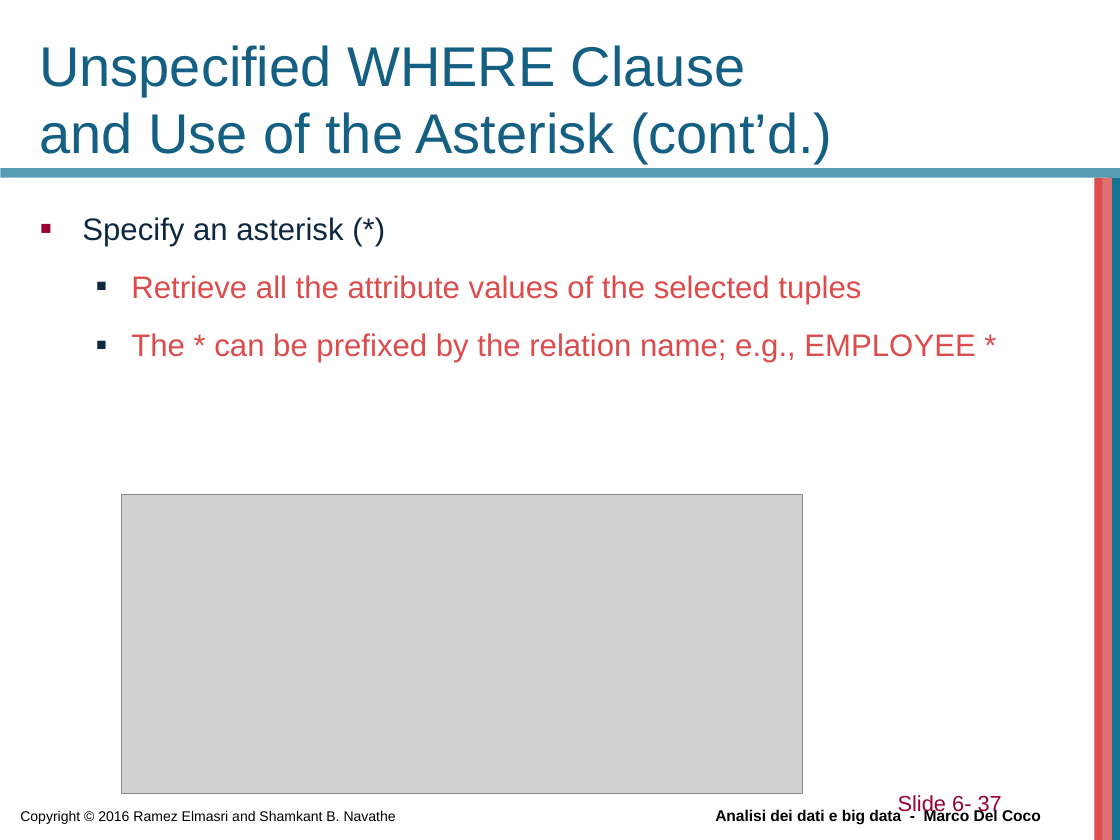
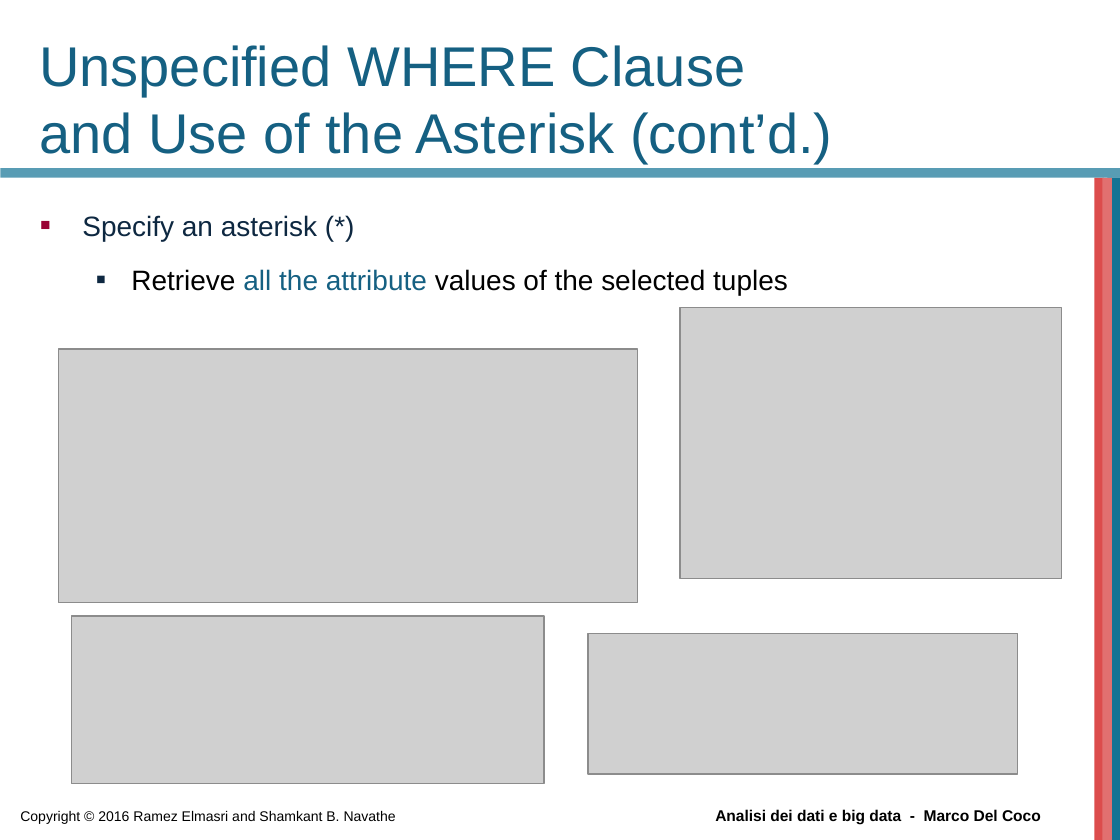
Before and after one commit to beppe2hd/AnalisiDati_BigData, a slide deck: slide 32 of materials/Chapter06.ppt (slide 33 before the commit). Drawn at 1120x840 pixels with LibreOffice and Linux fonts; fonts in the diff are those of the drawing; grey boxes stand for pictures; background and template pictures are left out. Boxes give left, top, right and bottom in pixels: in the first picture for what was removed or moved away, otherwise in the second. Text is boxed around its words. In the diff, an @@ line names an element or a change of style, - is before the commit and + after.

```diff
--- a/materials/Chapter06.ppt
+++ b/materials/Chapter06.ppt
@@ text "Specify an asterisk (*)" at (82, 215, 788, 295): size 20 to 18 pt; text colour #DC4C4C to #000000 in "Retrieve values of the selected tuples"; text colour #DC4C4C to #156082 in "all the attribute" @@
@@ picture added at (680, 308, 1062, 579) @@
@@ picture added at (58, 349, 637, 604) @@
@@ text at (131, 333, 975, 363): paragraph removed @@
-  ■ The * can be prefixed by the relation name; e.g., EMPLOYEE *
@@ picture: place and size @@
-picture at (121, 494, 802, 793)
+picture at (72, 616, 544, 784)
@@ picture added at (588, 633, 1018, 774) @@
@@ text removed at (898, 795, 1002, 816) @@
-Slide 6- 37
```
Also in this commit, not shown: 20 other slides changed, 3 slides added, 5 slides removed, 6 other files.
